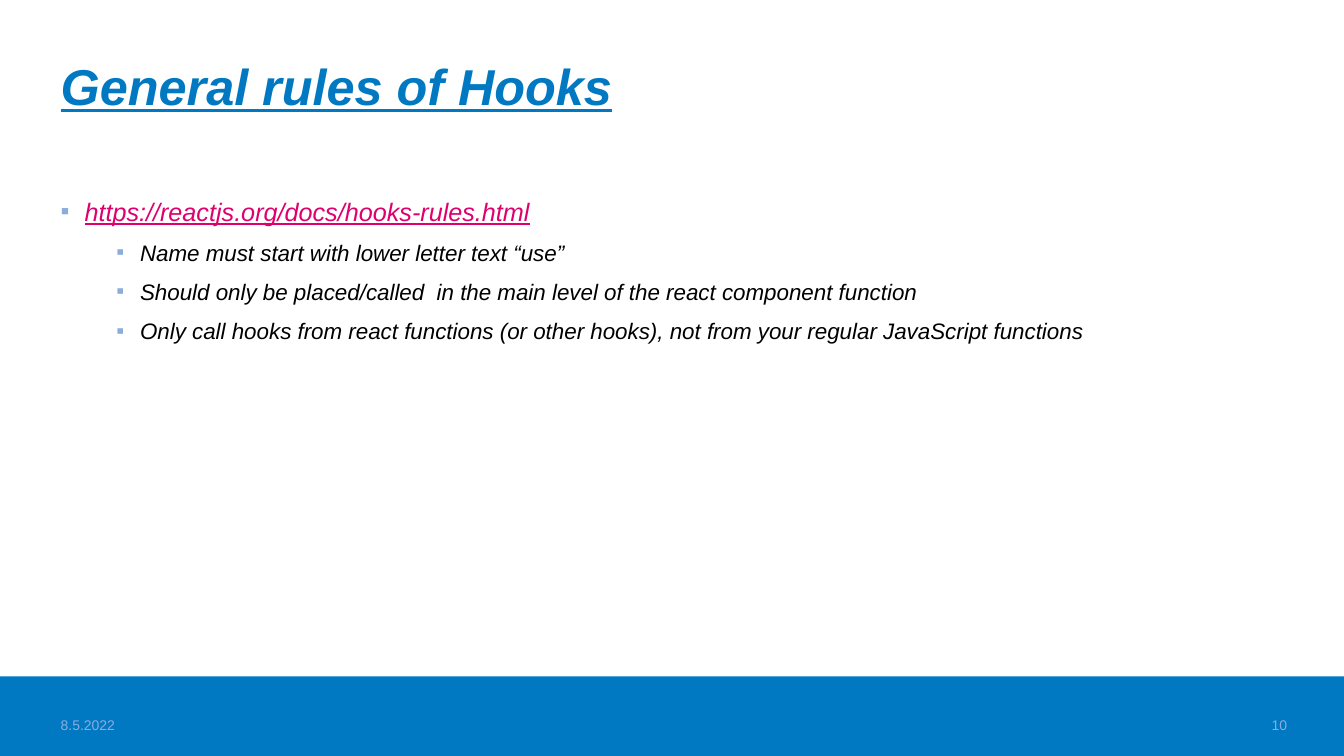
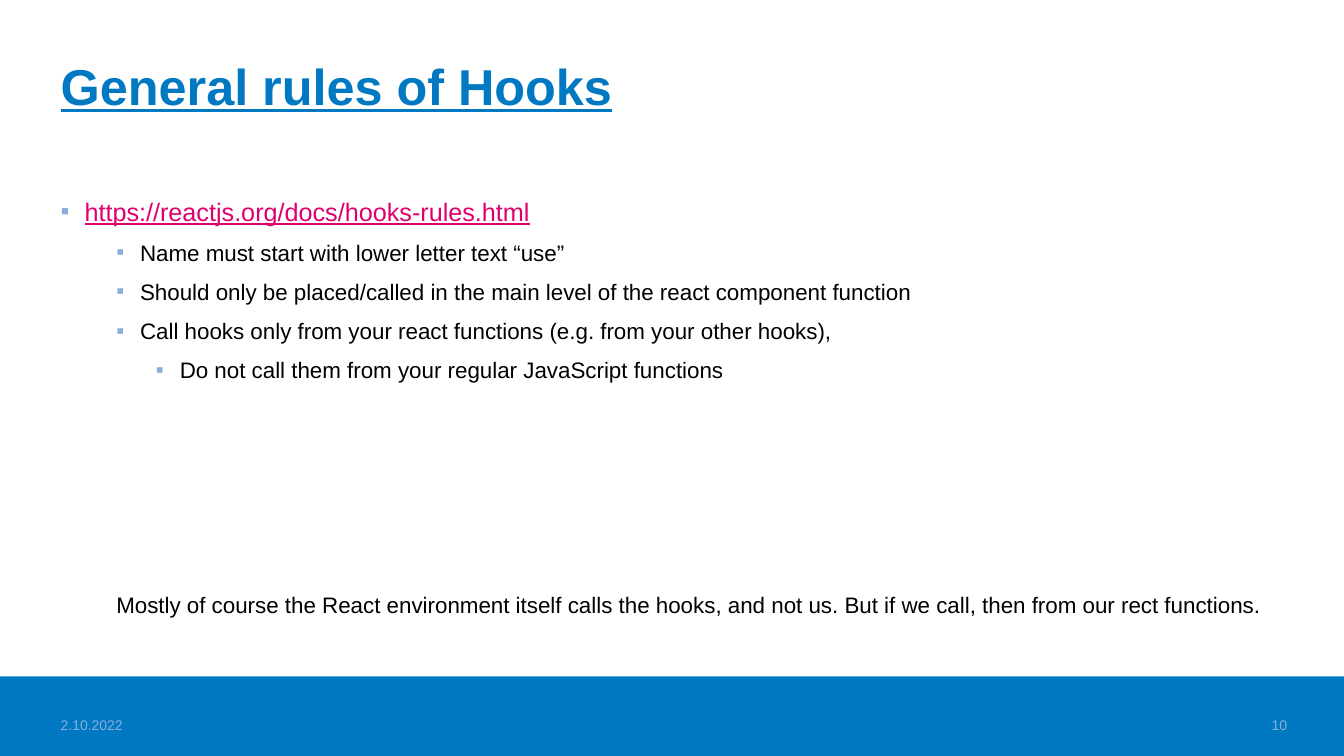
Before and after one commit to valju/docs_frontend_design, a slide deck: slide 10 of FrontendStuff_ForExam.pptx. Drawn at 1344x756 pixels with LibreOffice and Linux fonts; fonts in the diff are those of the drawing; background and template pictures are left out. Boxes give left, top, right and bottom in pixels: in the first picture for what was removed or moved away, otherwise in the second. Text is boxed around its words. In the diff, an @@ line names an element or a change of style, - is before the commit and + after.

Commit message:
Updating the frontend exam docs

```diff
--- a/FrontendStuff_ForExam.pptx
+++ b/FrontendStuff_ForExam.pptx
@@ title "General rules of Hooks" at [61, 68, 612, 112]: italic off @@
@@ text at [85, 202, 911, 305]: italic off in "https://reactjs.org/docs/hooks-rules.html", "Name must start with lower letter text ...", "Should only be placed/called in the main ..." @@
@@ text at [116, 322, 1260, 618]: text changed; italic off @@
-  ▪ Only call hooks from react functions (or other hooks), not from your regular JavaScript functions
+  ▪ Call hooks only from your react functions (e.g. from your other hooks),
+    ▪ Do not call them from your regular JavaScript functions
+  Mostly of course the React environment itself calls the hooks, and not us. But if we call, then from our rect functions.
@@ text at [61, 720, 123, 730]: text changed @@
-8.5.2022
+2.10.2022
```
Also in this commit, not shown: 18 other slides changed, 1 slide added, 19 other files.
